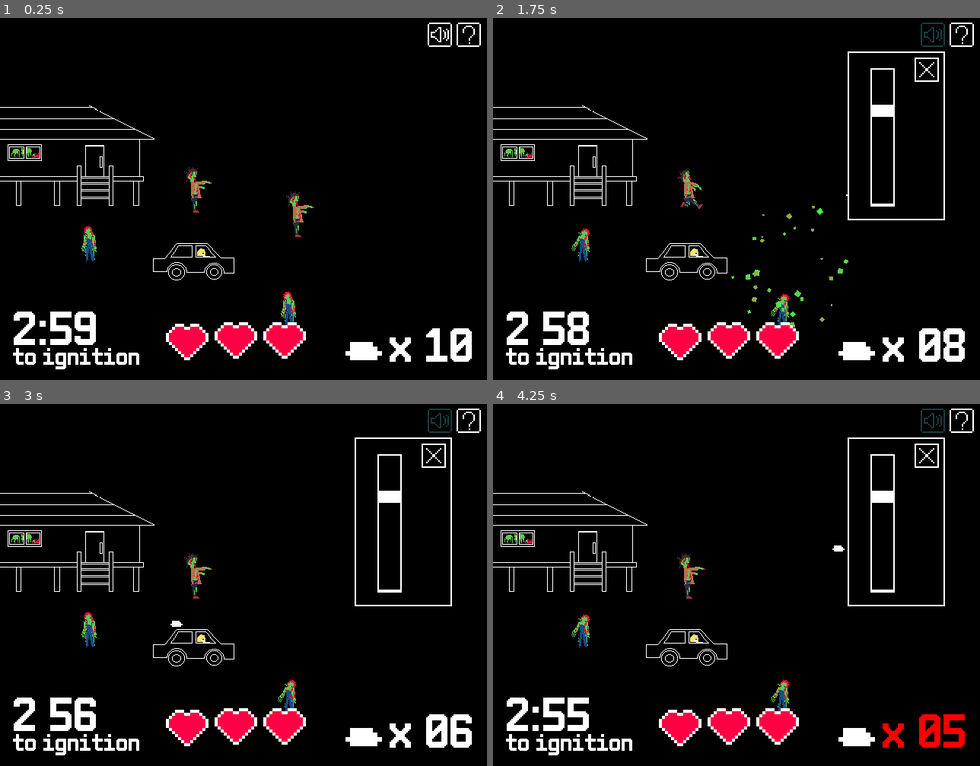
Above: before the commit, frames 1-4 (two rows, left to right).
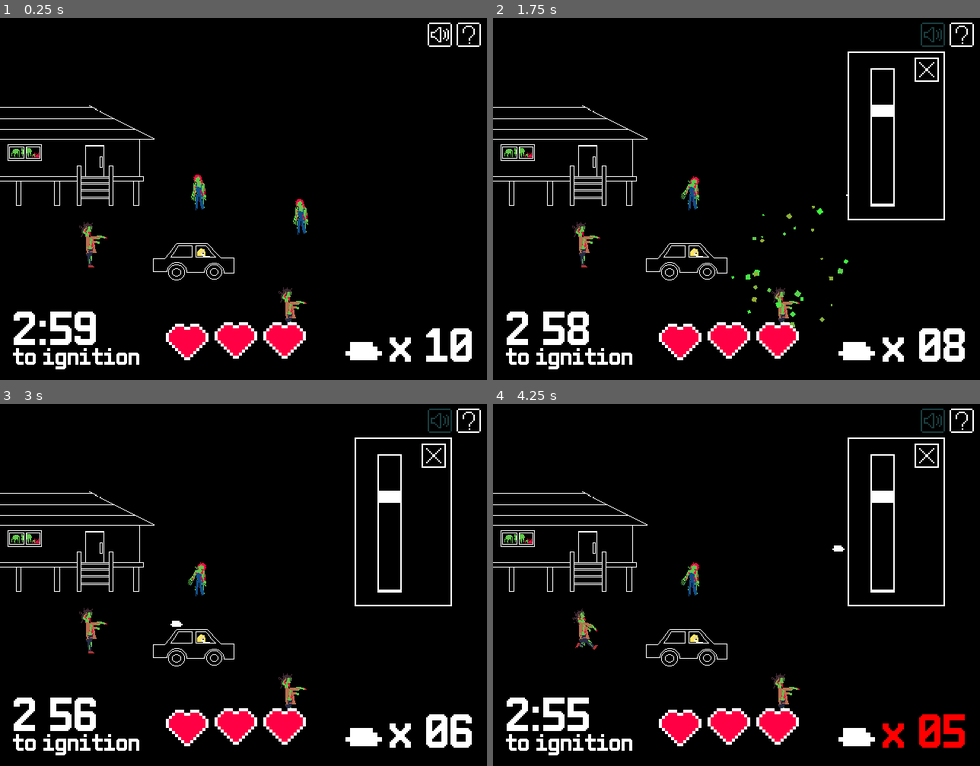
Above: after the commit, the same moments.

Repository: sanitygames/gameoff2022
Game: Godot game, scene res://game/Game.tscn
The game is run twice, just before and just after one commit, with the same random seed, the same clock (stepped at 60 frames per second) and the same inputs. This scene is started directly instead of the project's main scene.
Inputs (mouse positions are in pixels of both pictures, inside the frame that each line leads up to):
- Up to frame 1 (0.25 s): no input
- Up to frame 2 (1.75 s): tap Enter at 0.5 s; move the mouse to (843, 180) at 0.52 s; click (843, 180) at 0.67 s; click (931, 36) at 1.25 s
- Up to frame 3 (3 s): click (467, 422) at 2 s; move the mouse to (146, 603) at 2.77 s; click (146, 603) at 2.92 s
- Up to frame 4 (4.25 s): move the mouse to (785, 501) at 3.52 s; click (785, 501) at 3.67 s

The runs differ from the first frame. In frame 1, 1.0% of the frame differs, in the area x 16-65%, y 41-85%; in frame 2, 0.8%; in frame 3, 0.8%; in frame 4, 0.8%.

Commit message:
zombie refactoring

Diff:
--- a/demo/Demo.tscn
+++ b/demo/Demo.tscn
@@ -509,10 +509,10 @@
 }
 
 [node name="Player" type="AnimatedSprite" parent="."]
+modulate = Color( 1, 1, 1, 0 )
 position = Vector2( 80, 119 )
 scale = Vector2( 0.5, 0.5 )
 frames = SubResource( 1 )
-frame = 89
 playing = true
 __meta__ = {
 "_edit_lock_": true
@@ -533,21 +533,28 @@
 __meta__ = {
 "_edit_lock_": true
 }
-is_active = false
 
 [node name="Zombies" type="Node2D" parent="."]
 modulate = Color( 1, 1, 1, 0 )
 
 [node name="Zombie" parent="Zombies" instance=ExtResource( 103 )]
 position = Vector2( 128, 115 )
+is_active = false
+animation = 2
 
 [node name="Zombie4" parent="Zombies" instance=ExtResource( 103 )]
 position = Vector2( 59, 151 )
+is_active = false
+animation = 1
 
 [node name="Zombie5" parent="Zombies" instance=ExtResource( 103 )]
 position = Vector2( 190, 194 )
+is_active = false
+animation = 1
 
 [node name="Zombie6" parent="Zombies" instance=ExtResource( 103 )]
 position = Vector2( 195, 131 )
+is_active = false
+animation = 2
 
 [connection signal="animation_finished" from="AnimationPlayer" to="." method="_on_AnimationPlayer_animation_finished"]
--- a/game/Game.gd
+++ b/game/Game.gd
@@ -115,7 +115,6 @@
 		$Fukidasi.set_text(hard_level_words[Global.game_level][randi() % hard_level_words[Global.game_level].size()])
 		yield($Fukidasi, "finished")
 
-	print("Clear")
 	Global.game_clear = true
 	$Fukidasi.visible = false
 	clear()
--- a/game/Game.tscn
+++ b/game/Game.tscn
@@ -115,8 +115,7 @@
 [ext_resource path="res://game/Car.gd" type="Script" id=113]
 [ext_resource path="res://resource/sound/engine.wav" type="AudioStream" id=114]
 [ext_resource path="res://resource/sound/gam3.mp3" type="AudioStream" id=115]
-[ext_resource path="res://zombie/jump_zombie.tscn" type="PackedScene" id=116]
-[ext_resource path="res://game/JumpZombieSpawner.gd" type="Script" id=117]
+[ext_resource path="res://game/ZombieSpawner.gd" type="Script" id=116]
 [ext_resource path="res://resource/sound/「キャー」.mp3" type="AudioStream" id=118]
 [ext_resource path="res://resource/sound/「ギャアアアア！」.mp3" type="AudioStream" id=119]
 [ext_resource path="res://resource/png/rect1.png" type="Texture" id=120]
@@ -458,7 +457,7 @@
 speed = 300.0
 
 [node name="ZombieSpawner" type="Node2D" parent="."]
-script = ExtResource( 112 )
+script = ExtResource( 116 )
 zombie_prefab = ExtResource( 1 )
 
 [node name="Path2D" type="Path2D" parent="ZombieSpawner"]
@@ -487,8 +486,9 @@
 autostart = true
 
 [node name="JumpZombieSpawner" type="Node2D" parent="."]
-script = ExtResource( 117 )
-zombie_prefab = ExtResource( 116 )
+script = ExtResource( 112 )
+zombie_prefab = ExtResource( 1 )
+is_jump = true
 
 [node name="Path2D" type="Path2D" parent="JumpZombieSpawner"]
 curve = SubResource( 10 )
@@ -554,18 +554,22 @@
 [node name="Zombie" parent="." instance=ExtResource( 1 )]
 position = Vector2( 128, 115 )
 is_active = false
+animation = 2
 
 [node name="Zombie4" parent="." instance=ExtResource( 1 )]
 position = Vector2( 59, 151 )
 is_active = false
+animation = 1
 
 [node name="Zombie5" parent="." instance=ExtResource( 1 )]
 position = Vector2( 190, 194 )
 is_active = false
+animation = 1
 
 [node name="Zombie6" parent="." instance=ExtResource( 1 )]
 position = Vector2( 195, 131 )
 is_active = false
+animation = 2
 
 [node name="Timer" type="Timer" parent="."]
 wait_time = 10.0
@@ -703,6 +707,7 @@
 position = Vector2( 818, -284 )
 scale = Vector2( 4, 4 )
 frames = SubResource( 18 )
+frame = 2
 playing = true
 offset = Vector2( -172.25, 29.5 )
 script = ExtResource( 127 )
--- a/game/JumpZombieSpawner.gd
+++ /dev/null
@@ -1,28 +0,0 @@
-extends Node2D
-
-signal jump_zombie_spawn
-
-export (PackedScene) var zombie_prefab
-
-var is_active = false
-var curves = []
-
-
-func _ready():
-	for child in get_children():
-		if child is Path2D:
-			curves.push_back(child.curve)
-
-
-func spawn():
-	var points = curves[randi() % curves.size()].get_baked_points()
-	var z = zombie_prefab.instance()
-	z.position = points[randi()%points.size()]
-	owner.add_child(z)
-	$Spawn.play()
-	emit_signal("jump_zombie_spawn")
-
-
-func _on_Timer_timeout():
-	if is_active:
-		spawn()
--- a/game/ZombieSpawner.gd
+++ b/game/ZombieSpawner.gd
@@ -1,7 +1,10 @@
 extends Node2D
+
+signal jump_zombie_spawn
 
 export (PackedScene) var zombie_prefab
 
+export (bool) var is_jump = false
 var is_active = false
 var curves = []
 
@@ -17,11 +20,17 @@
 	var z = zombie_prefab.instance()
 	z.position = points[randi()%points.size()]
 	z.speed = Global.get_zombie_speed()
+	z.is_jump = is_jump
 	owner.add_child(z)
+	if is_jump:
+		$Spawn.play()
+		emit_signal("jump_zombie_spawn")
 
 
 func _on_Timer_timeout():
-	if is_active:
+	if is_active && !is_jump:
 		if randf() >= Global.game_level * 0.3:
 			spawn()
 		$Timer.wait_time = Global.get_zombie_spawn_wait_time()
+	elif is_active:
+		spawn()
--- a/global/Global.gd
+++ b/global/Global.gd
@@ -32,11 +32,9 @@
 func get_zombie_speed():
 	var progress = (180.0 - time_left) / 180.0
 	var speed = zombie_speed_curve.interpolate(progress) * lerp(randf(), 0.3, 0.5) + 0.1
-	print("speed: ", speed)
 	return speed
 
 func get_zombie_spawn_wait_time():
 	var progress = (180.0 - time_left) / 180.0
 	var wait_time = wait_time_curve.interpolate(progress) * 5.0 + 0.4
-	print(wait_time)
 	return wait_time
--- a/zombie/Zombie.gd
+++ b/zombie/Zombie.gd
@@ -1,38 +1,49 @@
 extends Node2D
 
-export (bool) var is_active = true
+export (bool) var is_active = true setget set_is_active
+export (bool) var is_jump = false
+export (int) var animation = -1
 
 signal destroy
 
-var frame = 0
-var sprite
+const ANIMATION_NAME = ["1", "2"]
+
 var direction = Vector2.ZERO
-var speed = 0.0
+var velocity = Vector2.ZERO
+var g = 20.0
+var speed = 10.0
+var r = 0.0
+
+func set_is_active(value):
+	is_active = value
+	set_physics_process(is_active)
 
 func _ready():
-	var animated_sprites = []
-	for child in get_children():
-		if child is AnimatedSprite:
-			animated_sprites.push_back(child)
-	var n = randi() % animated_sprites.size()
-	for i in animated_sprites.size():
-		if i == n:
-			sprite = animated_sprites[i]
-		else:
-			animated_sprites[i].queue_free()
+	var _n = randi() % 2 + 1 if animation == -1 else animation
+	var _ns = String(_n)
+	$AnimatedSprite.play(_ns, true)
 
-	$FrameTimer.wait_time = randf()
+	if is_jump:
+		g = 20.0
+		velocity.x = lerp(0, 100, randf())
+		velocity.y = lerp(-10, -30, randf())
+		r = lerp(-10, 10, randf())
+	else:
+		g = 0.0
+		r = 0.0
+		velocity = (Global.player_position - position).normalized()
+
+	set_physics_process(is_active)
 
 func _physics_process(_delta):
-	if is_active:
-		var velocity = (Global.player_position - position).normalized()
-		position += velocity * speed
+	velocity.y += g * _delta
+	rotation += r * _delta
 
-func _on_Timer_timeout():
-	frame += 1
-	sprite.frame = frame % sprite.frames.get_frame_count("default")
-	$FrameTimer.wait_time = randf() * randf()
+	var _d = _delta if is_jump else speed
+	position += velocity * _d
 
+func _on_AnimatedSprite_animation_finished():
+	$AnimatedSprite.speed_scale = lerp(0.5, 3.0, randf())
 
 func _on_WeaponCollision_body_entered(_body:Node):
 	var p = Global.get_zombie_particle()
--- a/zombie/Zombie.tscn
+++ b/zombie/Zombie.tscn
@@ -10,15 +10,12 @@
 animations = [ {
 "frames": [ ExtResource( 2 ), ExtResource( 1 ) ],
 "loop": true,
-"name": "default",
+"name": "1",
 "speed": 5.0
-} ]
-
-[sub_resource type="SpriteFrames" id=2]
-animations = [ {
+}, {
 "frames": [ ExtResource( 4 ), ExtResource( 3 ) ],
 "loop": true,
-"name": "default",
+"name": "2",
 "speed": 5.0
 } ]
 
@@ -33,21 +30,14 @@
 position = Vector2( 2, 1 )
 scale = Vector2( 0.5, 0.5 )
 frames = SubResource( 1 )
+animation = "2"
 
-[node name="AnimatedSprite2" type="AnimatedSprite" parent="."]
-position = Vector2( -1, -1 )
-scale = Vector2( 0.5, 0.5 )
-frames = SubResource( 2 )
-
-[node name="FrameTimer" type="Timer" parent="."]
-autostart = true
-
-[node name="WeaponCollision" type="Area2D" parent="."]
+[node name="Collision" type="Area2D" parent="."]
 collision_layer = 2
 
-[node name="CollisionShape2D" type="CollisionShape2D" parent="WeaponCollision"]
+[node name="CollisionShape2D" type="CollisionShape2D" parent="Collision"]
 position = Vector2( -0.375, -0.875 )
 shape = SubResource( 3 )
 
-[connection signal="timeout" from="FrameTimer" to="." method="_on_Timer_timeout"]
-[connection signal="body_entered" from="WeaponCollision" to="." method="_on_WeaponCollision_body_entered"]
+[connection signal="animation_finished" from="AnimatedSprite" to="." method="_on_AnimatedSprite_animation_finished"]
+[connection signal="body_entered" from="Collision" to="." method="_on_WeaponCollision_body_entered"]
--- a/zombie/jump_zombie.gd
+++ /dev/null
@@ -1,32 +0,0 @@
-extends Node2D
-
-signal destroy
-
-var g = 20.0
-var velocity = Vector2.ZERO
-var speed = 10.0
-var r = 0.0
-
-func _ready():
-	velocity.x = lerp(0, 100, randf())
-	velocity.y = lerp(-10, -30, randf())
-	r = lerp(-10, 10, randf())
-
-func _physics_process(delta):
-	velocity.y += g * delta
-	position += velocity * delta
-	rotation += r * delta
-
-
-func _on_Timer_timeout():
-	queue_free()
-
-
-func _on_WeaponCollision_body_entered(body:Node):
-	var p = Global.get_zombie_particle()
-	p.emitting = true
-	p.position = position
-	get_parent().add_child(p)
-	body.queue_free()
-	emit_signal("destroy")
-	queue_free()
--- a/zombie/jump_zombie.tscn
+++ /dev/null
@@ -1,55 +0,0 @@
-[gd_scene load_steps=9 format=2]
-
-[ext_resource path="res://resource/png/z0007.png" type="Texture" id=1]
-[ext_resource path="res://resource/png/z0006.png" type="Texture" id=2]
-[ext_resource path="res://zombie/jump_zombie.gd" type="Script" id=3]
-[ext_resource path="res://resource/png/z0004.png" type="Texture" id=4]
-[ext_resource path="res://resource/png/z0003.png" type="Texture" id=5]
-
-[sub_resource type="SpriteFrames" id=1]
-animations = [ {
-"frames": [ ExtResource( 5 ), ExtResource( 4 ) ],
-"loop": true,
-"name": "default",
-"speed": 5.0
-} ]
-
-[sub_resource type="SpriteFrames" id=2]
-animations = [ {
-"frames": [ ExtResource( 2 ), ExtResource( 1 ) ],
-"loop": true,
-"name": "default",
-"speed": 5.0
-} ]
-
-[sub_resource type="RectangleShape2D" id=3]
-extents = Vector2( 2.375, 11.125 )
-
-[node name="JumpZombie" type="Node2D"]
-position = Vector2( 73, 160 )
-script = ExtResource( 3 )
-
-[node name="AnimatedSprite" type="AnimatedSprite" parent="."]
-position = Vector2( 2, 1 )
-scale = Vector2( 0.5, 0.5 )
-frames = SubResource( 1 )
-
-[node name="AnimatedSprite2" type="AnimatedSprite" parent="."]
-position = Vector2( -1, -1 )
-scale = Vector2( 0.5, 0.5 )
-frames = SubResource( 2 )
-
-[node name="WeaponCollision" type="Area2D" parent="."]
-collision_layer = 2
-
-[node name="CollisionShape2D" type="CollisionShape2D" parent="WeaponCollision"]
-position = Vector2( -0.375, -0.875 )
-shape = SubResource( 3 )
-
-[node name="Timer" type="Timer" parent="."]
-wait_time = 9.174
-one_shot = true
-autostart = true
-
-[connection signal="body_entered" from="WeaponCollision" to="." method="_on_WeaponCollision_body_entered"]
-[connection signal="timeout" from="Timer" to="." method="_on_Timer_timeout"]
Not shown, added: .VSCodeCounter/2022-11-27_22-48-42/diff.csv
Not shown, added: .VSCodeCounter/2022-11-27_22-48-42/diff.txt
Not shown, added: .VSCodeCounter/2022-11-27_22-48-42/results.csv
Not shown, added: .VSCodeCounter/2022-11-27_22-48-42/results.json
Not shown, added: .VSCodeCounter/2022-11-27_22-48-42/results.txt
Not shown: 1 places in game/Game.tscn that only renumber resources
Not shown: 1 places in zombie/Zombie.tscn that only renumber resources
Not shown, added: .VSCodeCounter/2022-11-27_22-48-42/details.md
Not shown, added: .VSCodeCounter/2022-11-27_22-48-42/diff-details.md
Not shown, added: .VSCodeCounter/2022-11-27_22-48-42/diff.md
Not shown, added: .VSCodeCounter/2022-11-27_22-48-42/results.md
